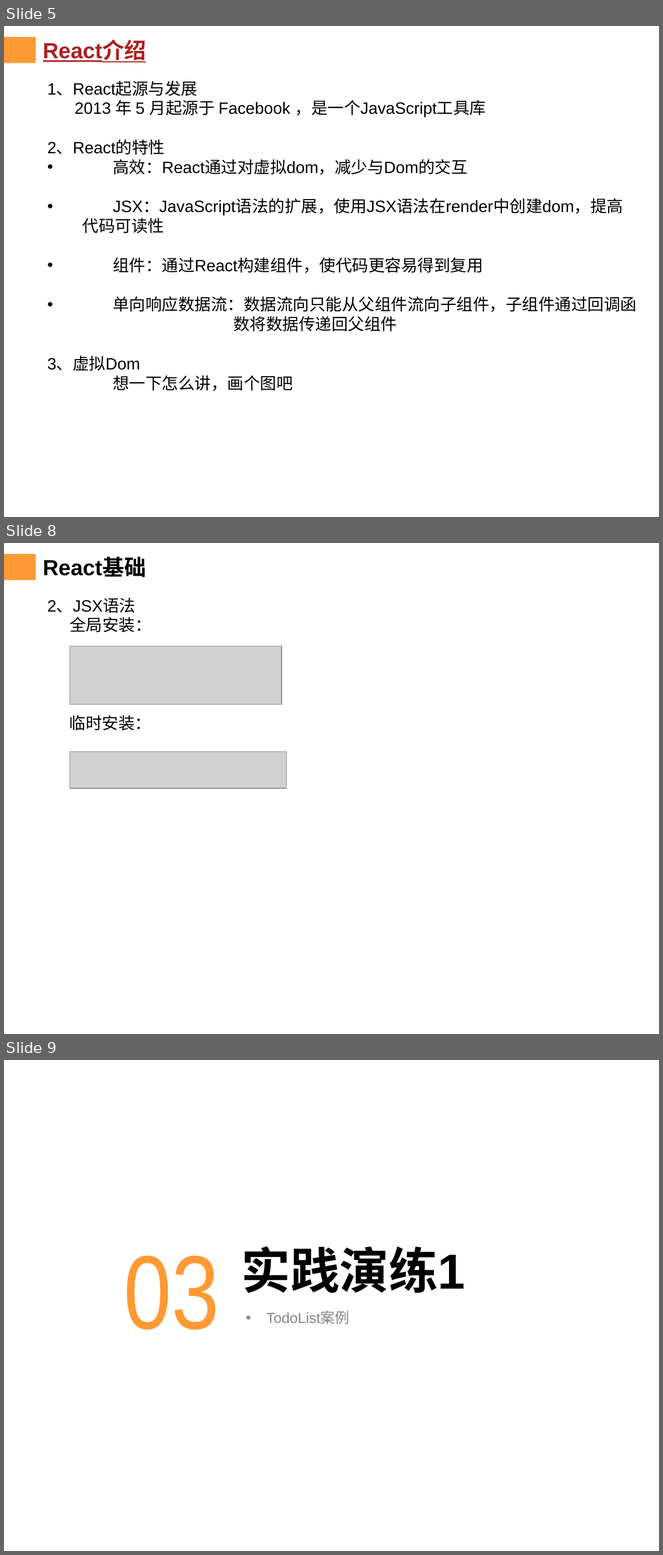
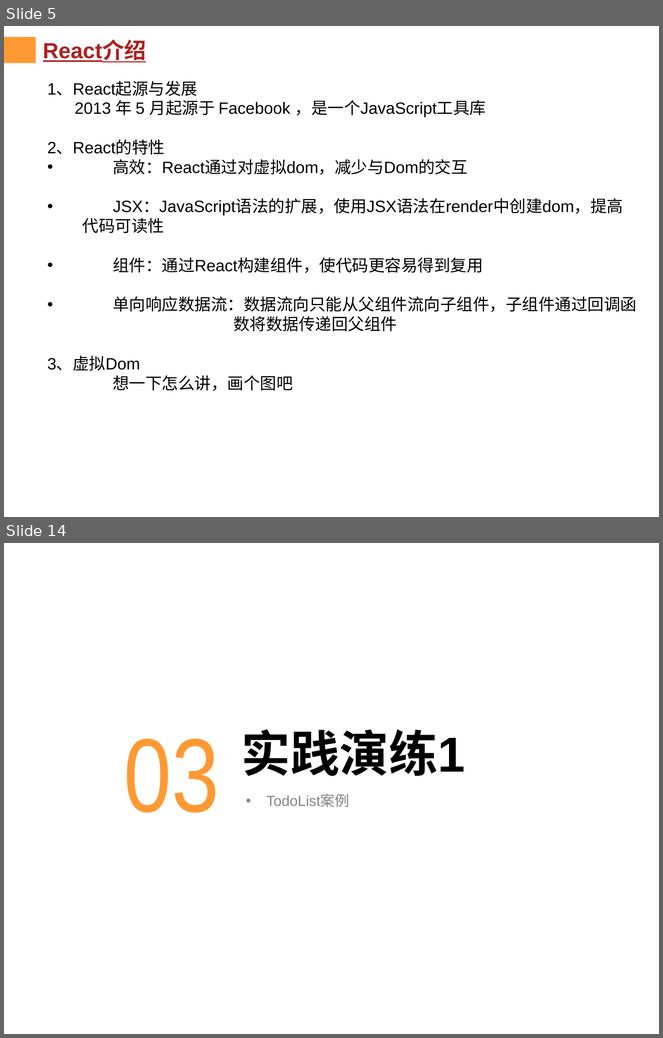
Before and after one commit to chenqiuli/JY_Peixun_1, a slide deck: PPT内容.pptx. Shown one above the other, each under a label of ours: slides 5, 8 and 9 before the commit, slides 5 and 14 after it; the slides between them are not shown. The pictures are 663x1555 and 663x1038 pixels, drawn with LibreOffice and Linux fonts; fonts in the diff are those of the drawing; grey boxes stand for pictures; background and template pictures are left out. Boxes give left, top, right and bottom in pixels: in the first picture for what was removed or moved away, otherwise in the second. Text is boxed around its words. In the diff, an @@ line names an element or a change of style, - is before the commit and + after.

Commit message:
react基础一

```diff
--- a/PPT内容.pptx
+++ b/PPT内容.pptx
@@ slide 8 removed at [4, 543, 659, 1034], background #FFFFFF; not listed: 2 template elements that a slide beside it also shows @@
@@ title removed at [43, 558, 146, 577] @@
-React基础
@@ text removed at [47, 599, 152, 731] @@
-2、JSX语法
-全局安装：
-临时安装：
@@ picture removed at [70, 646, 282, 705] @@
@@ picture removed at [70, 752, 286, 788] @@
@@ what was slide 9 is now slide 14 @@
```
Also in this commit, not shown: 2 slides changed, 6 slides added, 14 other files.
